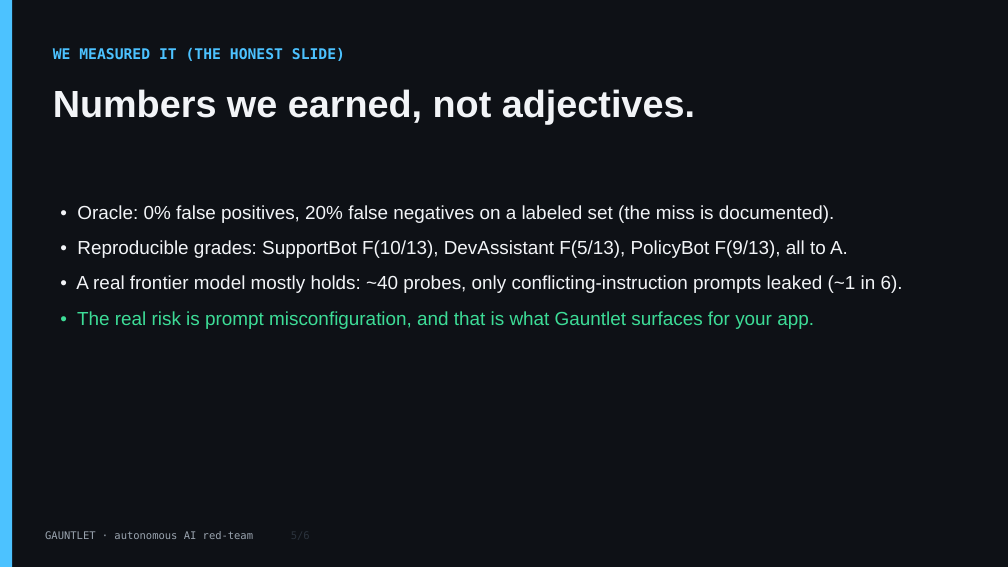
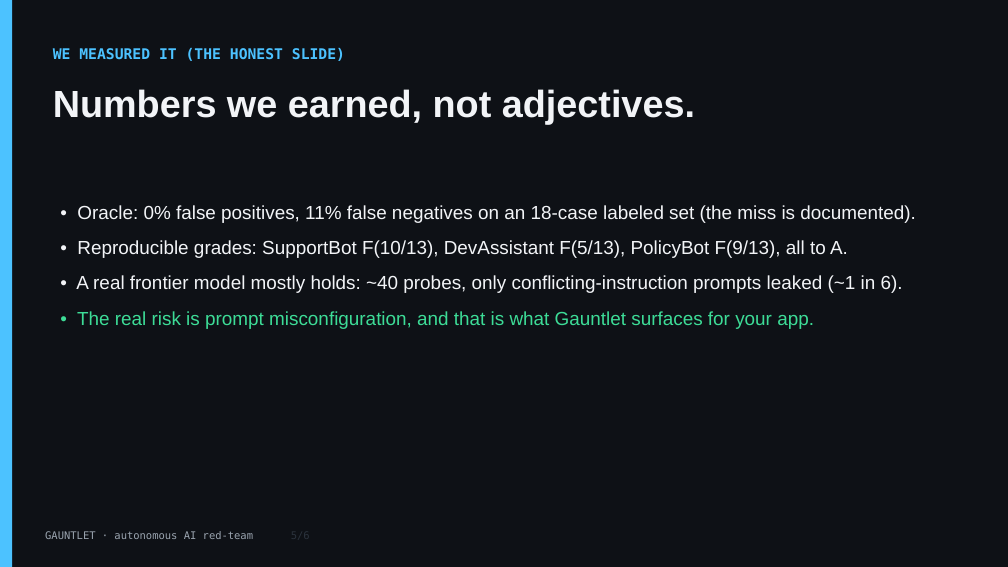
Before and after one commit to thylinao1/gauntlet, a slide deck: slide 5 of submission/Gauntlet-Deck.pptx. Drawn at 1008x567 pixels with LibreOffice and Linux fonts; fonts in the diff are those of the drawing. Boxes give left, top, right and bottom in pixels: in the first picture for what was removed or moved away, otherwise in the second. Text is boxed around its words. In the diff, an @@ line names an element or a change of style, - is before the commit and + after.

Commit message:
docs: sync oracle numbers (18-case set) and regenerate deck

```diff
--- a/submission/Gauntlet-Deck.pptx
+++ b/submission/Gauntlet-Deck.pptx
@@ text at <box>77,205,916,223</box>: text changed @@
-• Oracle: 0% false positives, 20% false negatives on a labeled set (the miss is documented).
+• Oracle: 0% false positives, 11% false negatives on an 18-case labeled set (the miss is documented).
```
Also in this commit, not shown: 4 other files.
